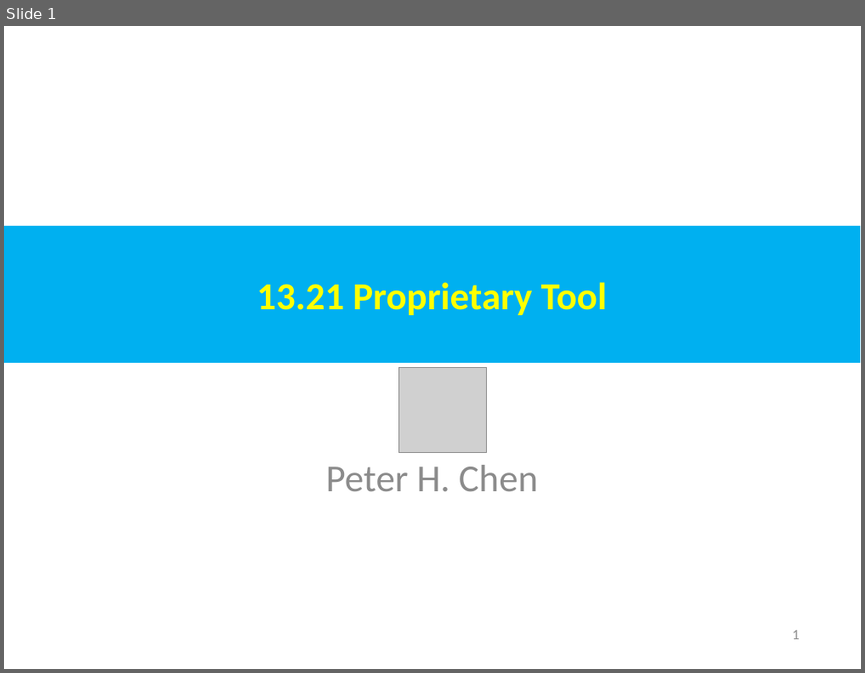
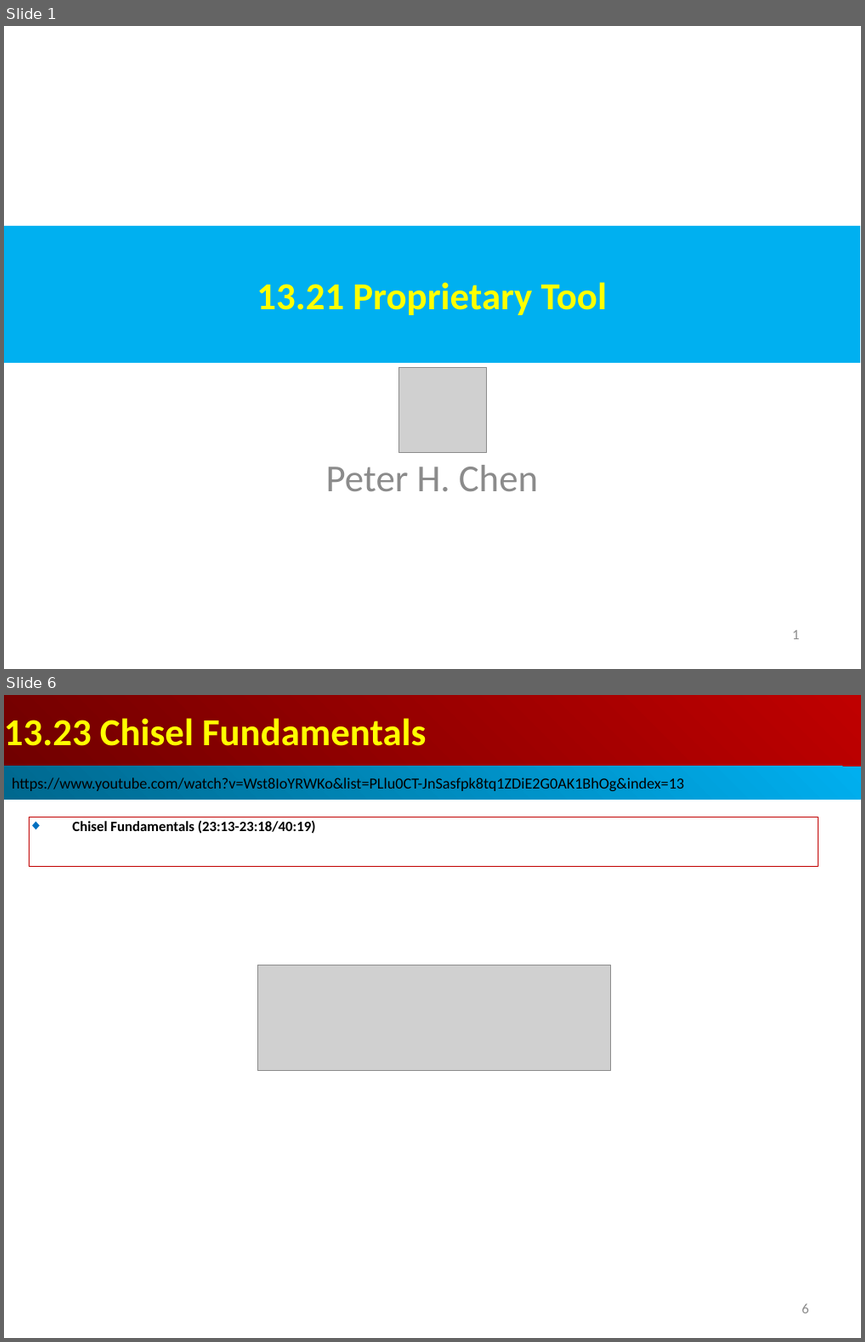
Before and after one commit to peterhchen/AIU_CS800_Chisel, a slide deck: 500_Chisel_Conf/013_FPGA/000_Video/013.21_30_Tool.ppt. Shown one above the other, each under a label of ours: slide 1 before the commit, slides 1 and 6 after it; the slides between them are not shown. The pictures are 865x673 and 865x1342 pixels, drawn with LibreOffice and Linux fonts; fonts in the diff are those of the drawing; grey boxes stand for pictures. Boxes give left, top, right and bottom in pixels: in the first picture for what was removed or moved away, otherwise in the second. Text is boxed around its words. In the diff, an @@ line names an element or a change of style, - is before the commit and + after.

```diff
--- a/500_Chisel_Conf/013_FPGA/000_Video/013.21_30_Tool.ppt
+++ b/500_Chisel_Conf/013_FPGA/000_Video/013.21_30_Tool.ppt
@@ slide 6 added at [4, 695, 861, 1338], background #FFFFFF @@
@@ rectangle added at [4, 695, 861, 766], fill gradient #BF0000 to #710000, 32 pt, text #FFFF00, bold @@
+13.23 Chisel Fundamentals
@@ rectangle added at [4, 766, 861, 800], fill gradient #00AFEF to #00688E, 13 pt, text #000000 @@
+https://www.youtube.com/watch?v=Wst8IoYRWKo&list=PLlu0CT-JnSasfpk8tq1ZDiE2G0AK1BhOg&index=13
@@ rectangle added at [29, 817, 818, 867], outline #C00000 0.74 pt, 12 pt, text #000000, bold @@
+◆ Chisel Fundamentals (23:13-23:18/40:19)
@@ picture added at [257, 965, 612, 1071] @@
@@ page number added at [801, 1304, 808, 1313], 12 pt, text #8B8B8B @@
+6
```
Also in this commit, not shown: 1 slide changed, 19 other slides added, 2 other files.
